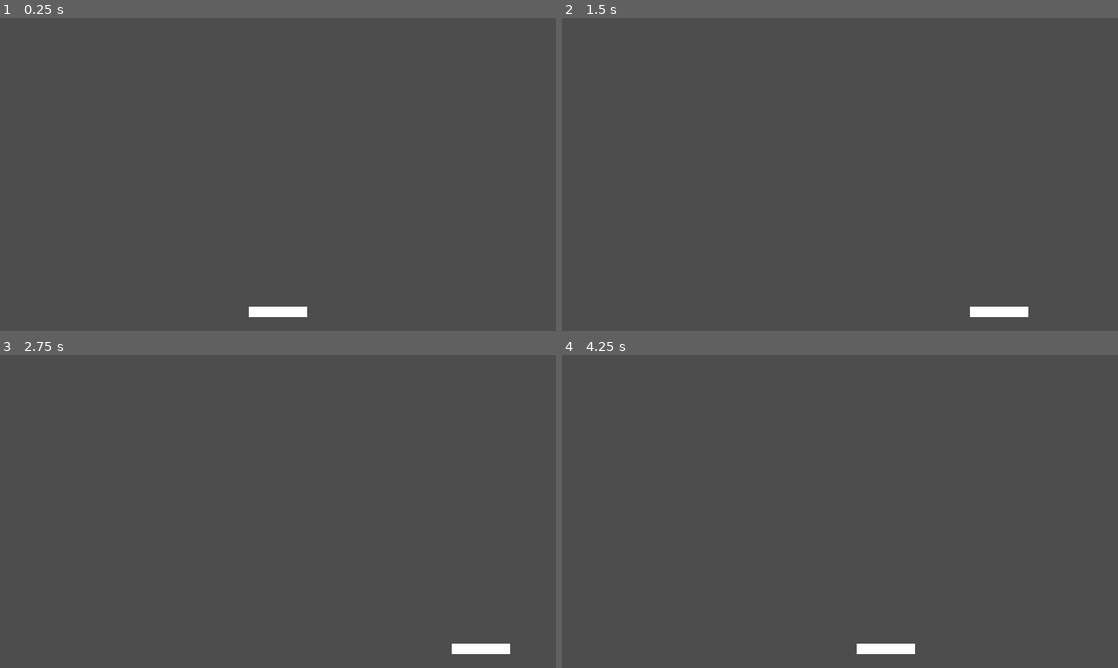
Above: before the commit, frames 1-4 (two rows, left to right).
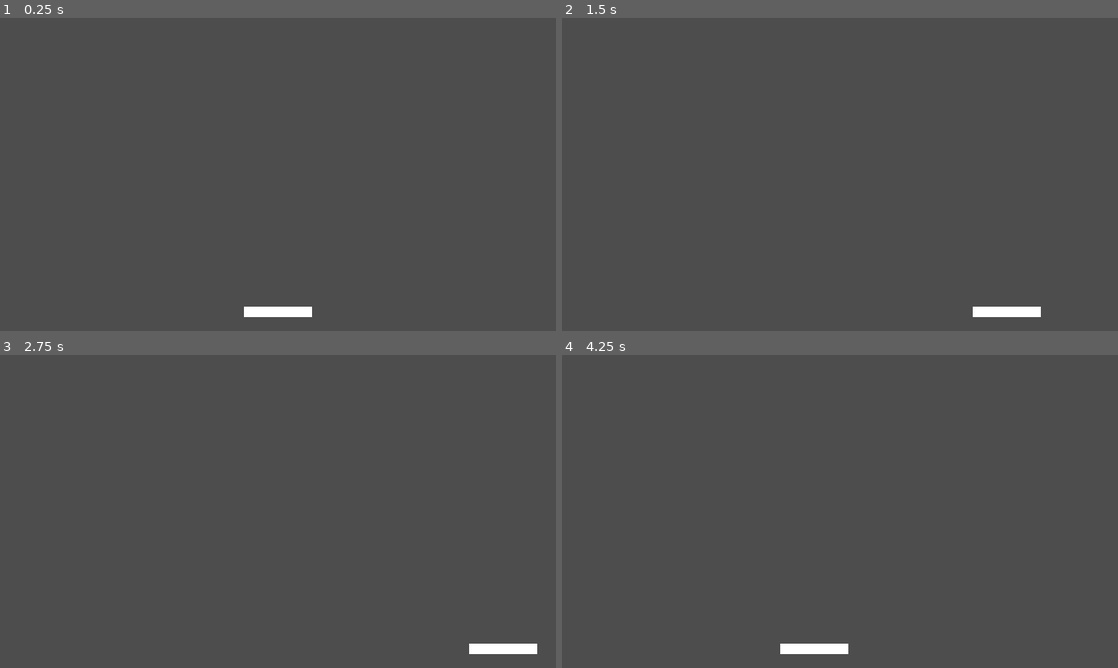
Above: after the commit, the same moments.

Repository: mstagg/godot-learning
Game: Godot game, scene res://scenes/main.tscn
The game is run twice, just before and just after one commit, with the same random seed, the same clock (stepped at 60 frames per second) and the same inputs.
Inputs:
- Up to frame 1 (0.25 s): no input
- Up to frame 2 (1.5 s): tap Enter at 0.5 s; hold Right (paddle_right) 0.53-1.28 s; hold Left (paddle_left) from 1.28 s (still down)
- Up to frame 3 (2.75 s): release Left (paddle_left) at 2.03 s; hold Right (paddle_right) from 2.03 s (still down)
- Up to frame 4 (4.25 s): tap Space at 3.5 s; release Right (paddle_right) at 3.53 s; hold Left (paddle_left) from 3.53 s (still down)

The runs differ from the first frame. In frame 1, less than 0.1% of the frame differs, in the area x 43-57%, y 92-96%; in frame 2, less than 0.1%; in frame 3, 0.3%; in frame 4, 0.8%, in the area x 39-64%, y 92-96%.

Commit message:
Make paddle values editable in the editor (spec 0003)
Paddle size and speed are @export vars on paddle.gd; a setter on size
resizes the visual and collision shape so live edits in the Remote tab
take effect. The bottom margin is an @export on main.gd. PaddleConfig
and the scripts/paddle/ folder are removed.

Diff:
--- a/scenes/paddle.tscn
+++ b/scenes/paddle.tscn
@@ -1,6 +1,6 @@
 [gd_scene load_steps=3 format=3]
 
-[ext_resource type="Script" path="res://scripts/paddle/paddle.gd" id="1_paddle"]
+[ext_resource type="Script" path="res://scripts/paddle.gd" id="1_paddle"]
 
 [sub_resource type="RectangleShape2D" id="RectangleShape2D_paddle"]
 
--- a/scripts/main.gd
+++ b/scripts/main.gd
@@ -1,8 +1,10 @@
 extends Node2D
+
+@export var paddle_bottom_margin: float = 40.0
 
 @onready var _paddle: Node2D = $Paddle
 
 
 func _ready() -> void:
 	var screen_size: Vector2 = self.get_viewport_rect().size
-	self._paddle.position = Vector2(screen_size.x / 2.0, screen_size.y - PaddleConfig.PADDLE_BOTTOM_MARGIN)
+	self._paddle.position = Vector2(screen_size.x / 2.0, screen_size.y - self.paddle_bottom_margin)
--- /dev/null
+++ b/scripts/paddle.gd
@@ -0,0 +1,33 @@
+extends CharacterBody2D
+
+@export var size: Vector2 = Vector2(140.0, 20.0):
+	set(value):
+		# Plain `size`, not `self.size`: Godot makes `self.size` a compile error inside its own setter.
+		size = value
+		self._apply_size()
+@export var speed: float = 800.0
+
+@onready var _shape: CollisionShape2D = $CollisionShape2D
+@onready var _visual: ColorRect = $ColorRect
+
+
+func _ready() -> void:
+	self._apply_size()
+
+
+func _physics_process(_delta: float) -> void:
+	var direction: float = Input.get_axis("paddle_left", "paddle_right")
+	self.velocity.x = direction * self.speed
+	self.move_and_slide()
+
+	var half_width: float = self.size.x / 2.0
+	self.position.x = clampf(self.position.x, half_width, self.get_viewport_rect().size.x - half_width)
+
+
+func _apply_size() -> void:
+	# The setter can run before the child nodes exist (while the scene loads).
+	if not self.is_node_ready():
+		return
+	(self._shape.shape as RectangleShape2D).size = self.size
+	self._visual.size = self.size
+	self._visual.position = -self.size / 2.0
--- a/scripts/paddle/config.gd
+++ /dev/null
@@ -1,5 +0,0 @@
-class_name PaddleConfig
-
-const PADDLE_SIZE: Vector2 = Vector2(120.0, 20.0)
-const PADDLE_SPEED: float = 600.0
-const PADDLE_BOTTOM_MARGIN: float = 40.0
--- a/scripts/paddle/paddle.gd
+++ /dev/null
@@ -1,19 +0,0 @@
-extends CharacterBody2D
-
-@onready var _shape: CollisionShape2D = $CollisionShape2D
-@onready var _visual: ColorRect = $ColorRect
-
-
-func _ready() -> void:
-	(self._shape.shape as RectangleShape2D).size = PaddleConfig.PADDLE_SIZE
-	self._visual.size = PaddleConfig.PADDLE_SIZE
-	self._visual.position = -PaddleConfig.PADDLE_SIZE / 2.0
-
-
-func _physics_process(_delta: float) -> void:
-	var direction: float = Input.get_axis("paddle_left", "paddle_right")
-	self.velocity.x = direction * PaddleConfig.PADDLE_SPEED
-	self.move_and_slide()
-
-	var half_width: float = PaddleConfig.PADDLE_SIZE.x / 2.0
-	self.position.x = clampf(self.position.x, half_width, self.get_viewport_rect().size.x - half_width)
Renamed: scripts/paddle/paddle.gd.uid -> scripts/paddle.gd.uid
Not shown, removed: scripts/paddle/config.gd.uid
Not shown, added: specs/0003-editable-paddle-vars.md
